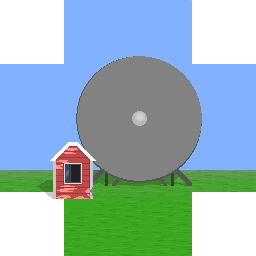
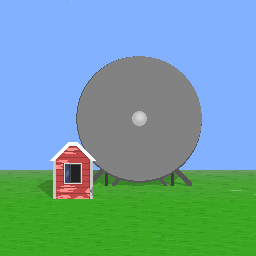
Layer changes from the first 256x256 image to the second:
added layer "Layer 7" above "Layer 4" over box(0, 187, 63, 252)
"Layer 4": opacity 10% → 100%, painted on it over box(0, 187, 256, 256)
painted on "Wall" over box(0, 0, 256, 256)
